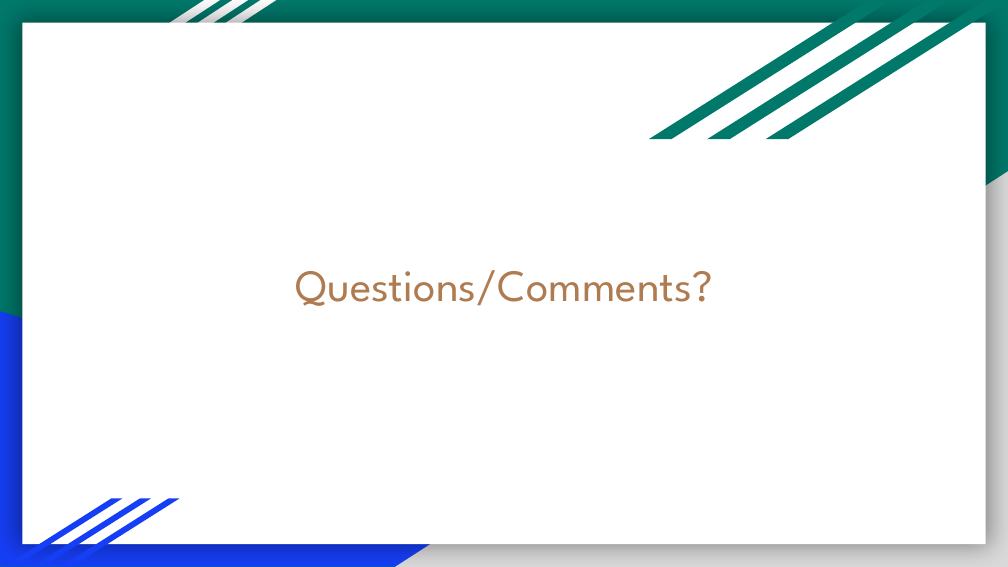
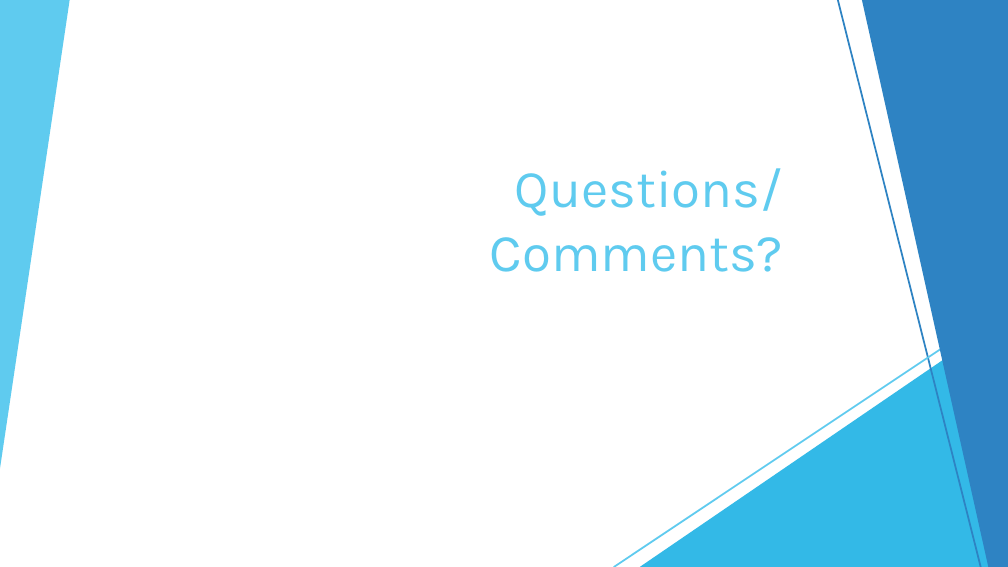
Before and after one commit to nelsonalb/World_Population-Project-3, a slide deck: slide 8 of Project 3- World Data Population.pptx. Drawn at 1008x567 pixels with LibreOffice and Linux fonts; fonts in the diff are those of the drawing. Boxes give left, top, right and bottom in pixels: in the first picture for what was removed or moved away, otherwise in the second. Text is boxed around its words. In the diff, an @@ line names an element or a change of style, - is before the commit and + after.

```diff
--- a/Project 3- World Data Population.pptx
+++ b/Project 3- World Data Population.pptx
@@ background #00796B to #FFFFFF @@
@@ rectangle added at (x1=0, y1=0, x2=1008, y2=567), fill #FFFFFF @@
@@ triangle added at (x1=0, y1=0, x2=70, y2=469), fill #5FCBEF @@
@@ rectangle removed at (x1=22, y1=23, x2=986, y2=544) @@
@@ parallelogram removed at (x1=28, y1=0, x2=220, y2=115) @@
@@ parallelogram removed at (x1=56, y1=0, x2=248, y2=115) @@
@@ parallelogram removed at (x1=85, y1=0, x2=276, y2=115) @@
@@ parallelogram removed at (x1=649, y1=0, x2=891, y2=139) @@
@@ parallelogram removed at (x1=708, y1=0, x2=950, y2=139) @@
@@ parallelogram removed at (x1=766, y1=0, x2=1008, y2=139) @@
@@ line added from (838, 0) to (981, 566), #2E83C3 1.25 pt @@
@@ freeform shape added at (x1=862, y1=0, x2=1008, y2=566), fill #2E83C3 @@
@@ title "Questions/Comments?" moved from (x1=296, y1=270, x2=713, y2=306) to (x1=490, y1=168, x2=784, y2=272) @@
@@ title "Questions/Comments?" at (x1=490, y1=168, x2=784, y2=272): size 32 to 37.8 pt, font League Spartan to Karla, text colour #AF7B51 to #5FCBEF; alignment centre to right; vertical alignment middle to bottom @@
@@ right triangle removed at (x1=395, y1=171, x2=1008, y2=567) @@
@@ group added at (x1=0, y1=0, x2=1008, y2=567): 6 freeform shapes, 2 lines, 2 triangles @@
@@ right triangle removed at (x1=0, y1=311, x2=812, y2=566) @@
@@ line added from (1008, 304) to (614, 566), #5FCBEF 1.25 pt @@
@@ triangle added at (x1=640, y1=316, x2=1008, y2=566), fill #17B0E4 at 88% opacity @@
@@ group added at (x1=0, y1=0, x2=1008, y2=567): 5 freeform shapes, 3 triangles, 2 lines @@
@@ parallelogram removed at (x1=4, y1=499, x2=123, y2=566) @@
@@ parallelogram removed at (x1=32, y1=499, x2=151, y2=566) @@
@@ parallelogram removed at (x1=60, y1=499, x2=179, y2=566) @@
```
Also in this commit, not shown: 6 other slides changed, 1 slide added, 1 slide removed.
